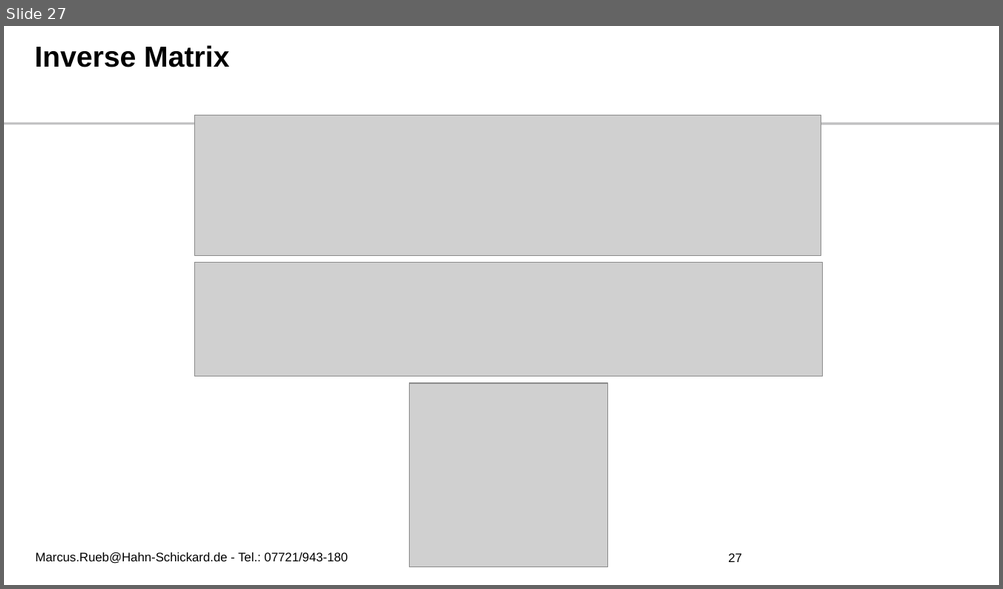
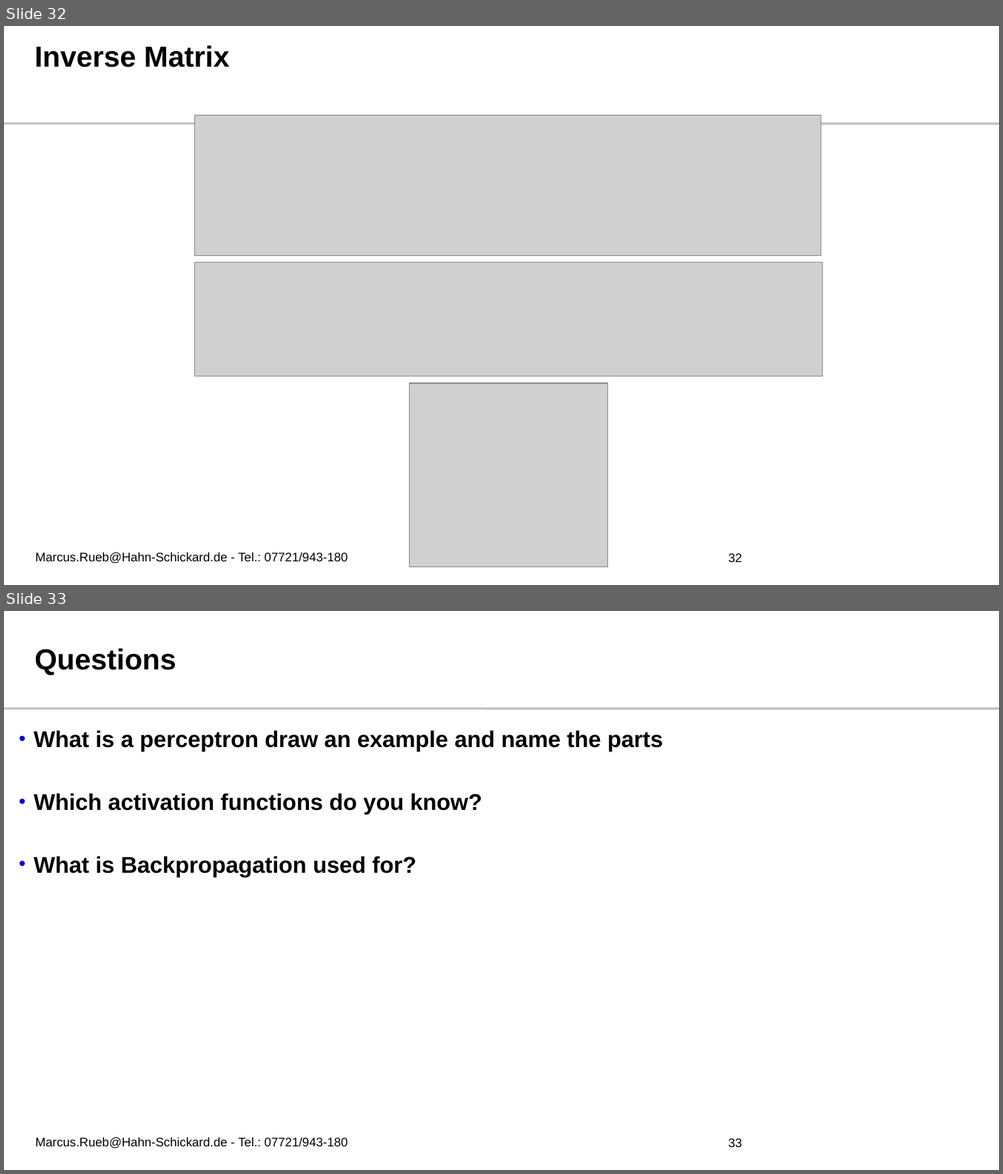
Before and after one commit to r1marcus/Fundamentals-of-Deep-Learning-HFU, a slide deck: Slides/03 - The Perceptron/The Perceptron.pptx. Shown one above the other, each under a label of ours: slide 27 before the commit, slides 32 and 33 after it. The pictures are 1003x589 and 1003x1174 pixels, drawn with LibreOffice and Linux fonts; fonts in the diff are those of the drawing; grey boxes stand for pictures; background and template pictures are left out. Boxes give left, top, right and bottom in pixels: in the first picture for what was removed or moved away, otherwise in the second. Text is boxed around its words. In the diff, an @@ line names an element or a change of style, - is before the commit and + after.

```diff
--- a/Slides/03 - The Perceptron/The Perceptron.pptx
+++ b/Slides/03 - The Perceptron/The Perceptron.pptx
@@ slide 33 added at [4, 611, 999, 1170], background #FFFFFF; not listed: 1 template element that a slide beside it also shows @@
@@ title added at [34, 648, 176, 675], 28 pt, text #000000, bold @@
+Questions
@@ text added at [34, 730, 663, 877], 22 pt, text #000000, bold @@
+• What is a perceptron draw an example and name the parts
+• Which activation functions do you know?
+• What is Backpropagation used for?
@@ text added at [35, 1138, 348, 1149], 12 pt, text #000000 @@
+Marcus.Rueb@Hahn-Schickard.de - Tel.: 07721/943-180
@@ page number added at [728, 1139, 742, 1147], 12 pt, text #000000 @@
+33
@@ what was slide 27 is now slide 32 @@
@@ page number at [728, 554, 742, 562]: text changed @@
-27
+32
```
Also in this commit, not shown: 14 slides changed, 6 other slides added, 11 other files.
